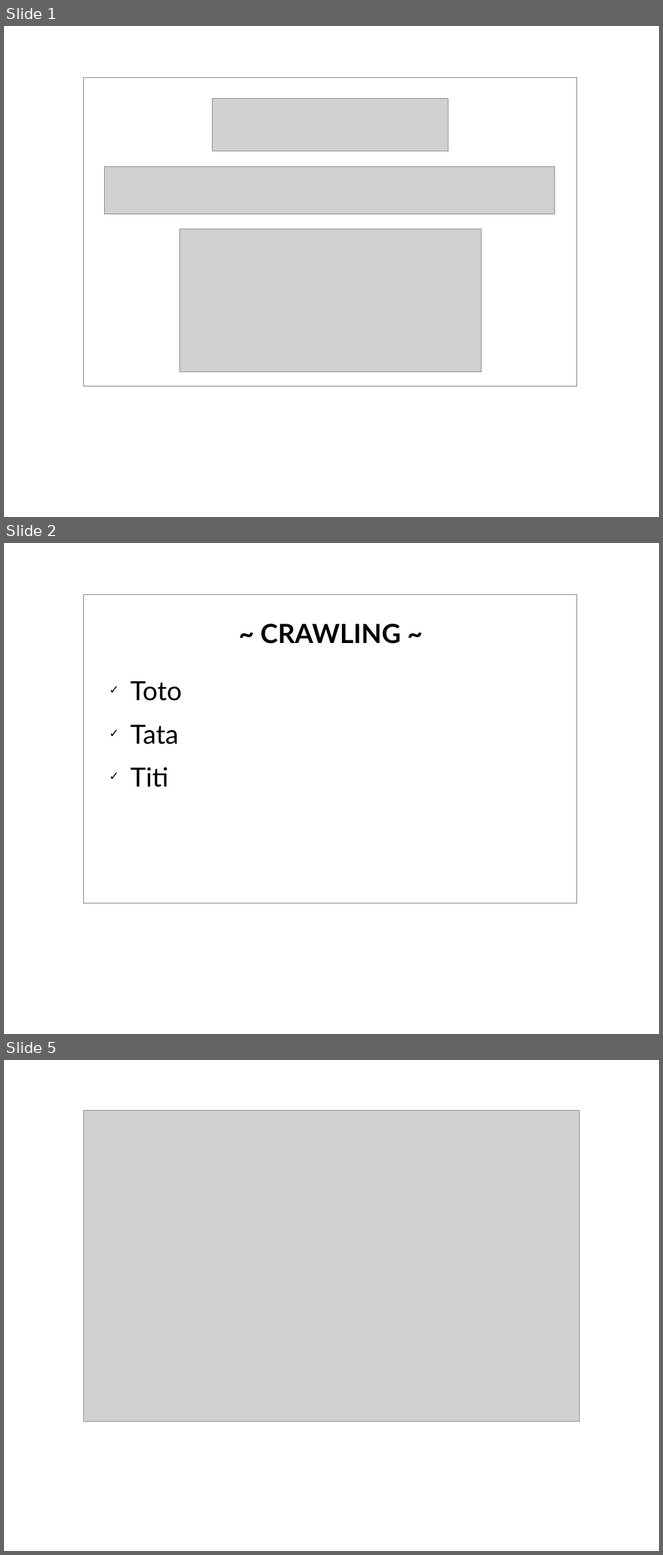
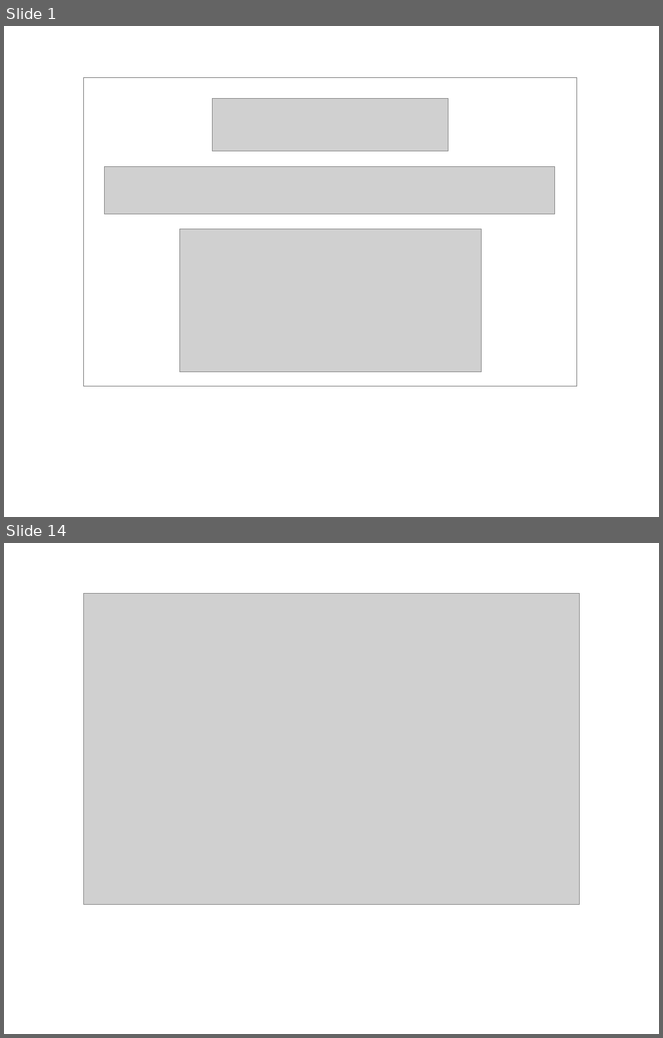
Before and after one commit to Badacadabra/SeriesSearch, a slide deck: presentation/presentation.odp. Shown one above the other, each under a label of ours: slides 1, 2 and 5 before the commit, slides 1 and 14 after it; the slides between them are not shown. The pictures are 663x1555 and 663x1038 pixels, drawn with LibreOffice and Linux fonts; fonts in the diff are those of the drawing; grey boxes stand for pictures; background and template pictures are left out. Boxes give left, top, right and bottom in pixels: in the first picture for what was removed or moved away, otherwise in the second. Text is boxed around its words. In the diff, an @@ line names an element or a change of style, - is before the commit and + after.

```diff
--- a/presentation/presentation.odp
+++ b/presentation/presentation.odp
@@ slide 2 removed at (4, 543, 659, 1034), background picture (left out); not listed: 1 template element that a slide beside it also shows @@
@@ title removed at (261, 624, 401, 644) @@
-~ CRAWLING ~
@@ text removed at (130, 681, 181, 787) @@
-✓ Toto
-✓ Tata
-✓ Titi
@@ what was slide 5 is now slide 14 @@
```
Also in this commit, not shown: 12 slides added, 2 other slides removed, 3 other files.
